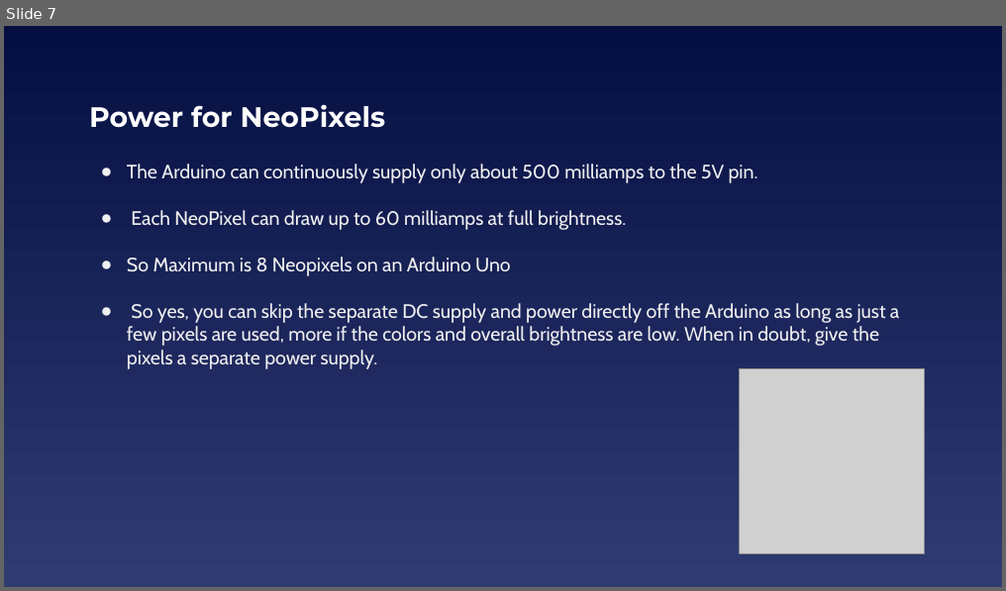
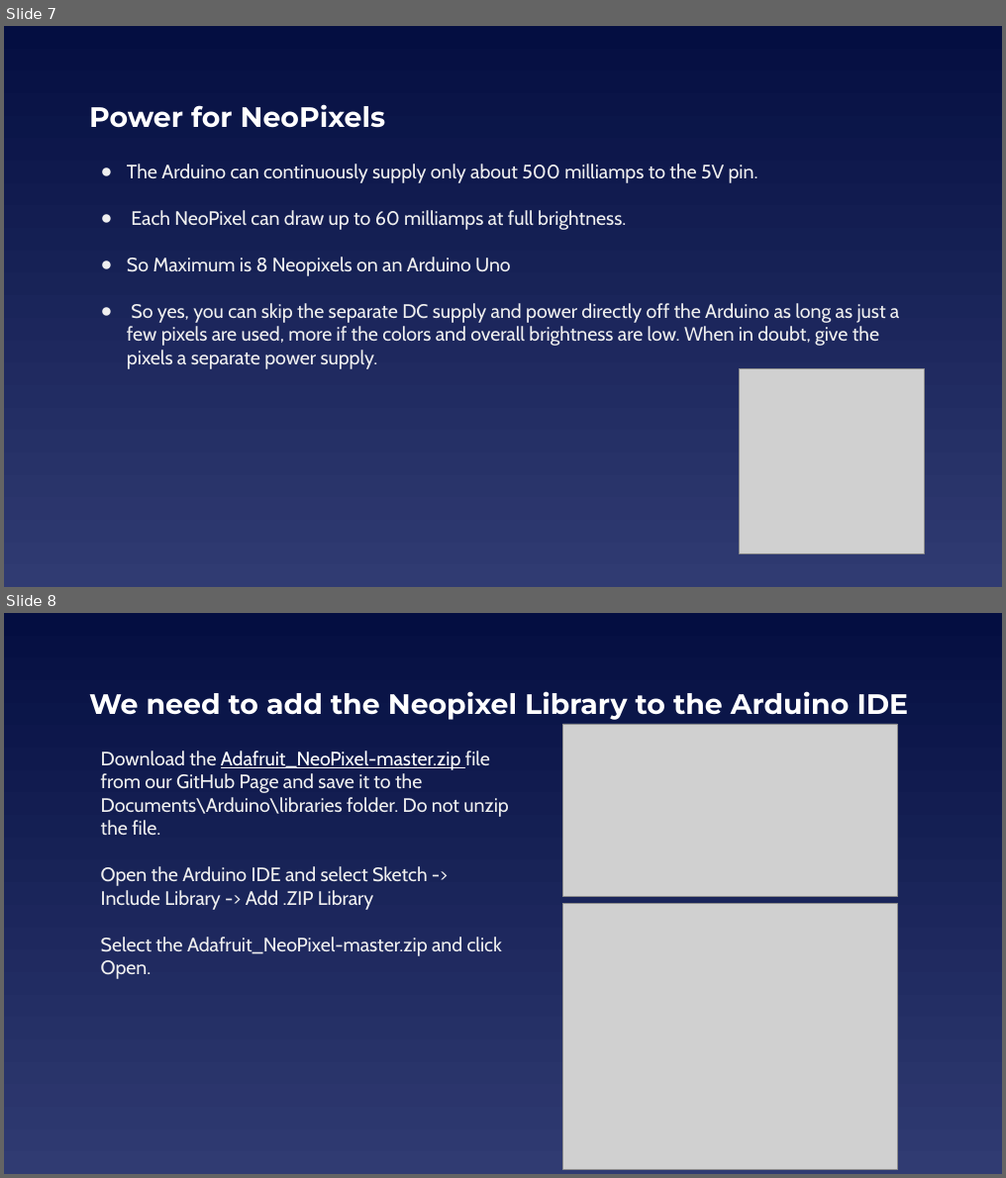
Before and after one commit to EELabMan/NeoPixels, a slide deck: NeoPixels.pptx. Shown one above the other, each under a label of ours: slide 7 before the commit, slides 7 and 8 after it. The pictures are 1006x591 and 1006x1178 pixels, drawn with LibreOffice and Linux fonts; fonts in the diff are those of the drawing; grey boxes stand for pictures. Boxes give left, top, right and bottom in pixels: in the first picture for what was removed or moved away, otherwise in the second. Text is boxed around its words. In the diff, an @@ line names an element or a change of style, - is before the commit and + after.

```diff
--- a/NeoPixels.pptx
+++ b/NeoPixels.pptx
@@ slide 8 added at (4,613,1002,1174), background gradient #040E41 to #303B72 @@
@@ title added at (89,691,909,720), 27 pt, text #FFFFFF, bold @@
+We need to add the Neopixel Library to the Arduino IDE
@@ picture added at (563,724,898,897) @@
@@ text added at (101,751,508,979), 18.7 pt, text #EFEFEF @@
+Download the Adafruit_NeoPixel-master.zip file from our GitHub Page and save it to the Documents\Arduino\libraries folder. Do not unzip the file.
+Open the Arduino IDE and select Sketch -> Include Library -> Add .ZIP Library
+Select the Adafruit_NeoPixel-master.zip and click Open.
@@ picture added at (563,903,898,1170) @@
```
Also in this commit, not shown: 4 slides changed, 8 other slides added, 1 slide removed.
